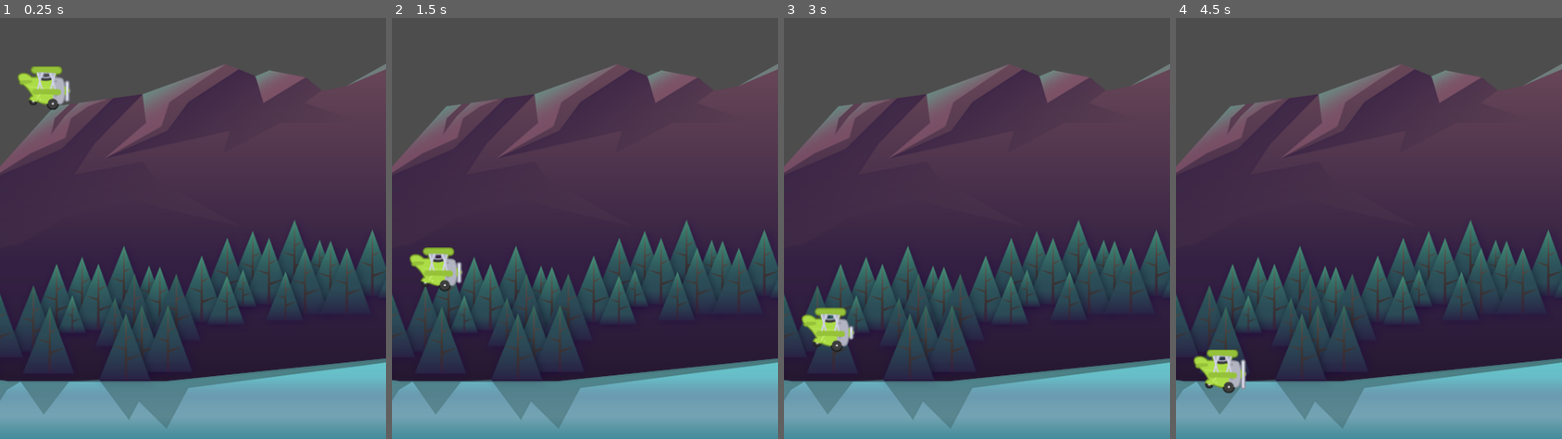
Above: before the commit, frames 1-4 (left to right).
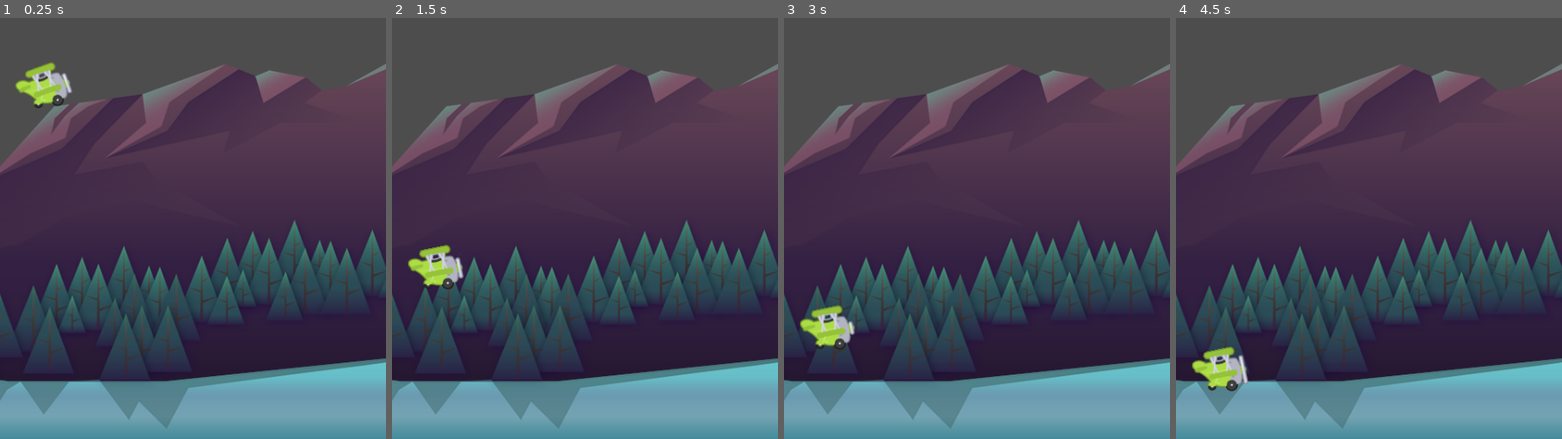
Above: after the commit, the same moments.

Repository: vanonselenp/jam
Game: Godot game, scene res://scenes/game/game.tscn
Two runs of this game, one before a commit and one after it. Both use one fixed random seed, a clock stepped at 60 frames per second and the inputs below. Before the commit the project has no main scene; this scene is started directly in both runs.
Inputs:
- Up to frame 1 (0.25 s): no input
- Up to frame 2 (1.5 s): tap Space (fly) at 0.6, 1.35 s
- Up to frame 3 (3 s): tap Space (fly) at 2.1, 2.85 s
- Up to frame 4 (4.5 s): tap Space (fly) at 3.6, 4.35 s

The runs differ from the first frame. In frame 1, 0.7% of the frame differs, in the area x 4-19%, y 10-22%; in frame 2, 0.6%; in frame 3, 0.6%; in frame 4, 0.6%.

Commit message:
main: animation for plane

Diff:
--- a/jumpstart-godot/tappy/project.godot
+++ b/jumpstart-godot/tappy/project.godot
@@ -11,6 +11,7 @@
 [application]
 
 config/name="Tappy"
+run/main_scene="res://scenes/game/game.tscn"
 config/features=PackedStringArray("4.2", "Mobile")
 config/icon="res://icon.svg"
 
--- a/jumpstart-godot/tappy/scenes/plane/plane.gd
+++ b/jumpstart-godot/tappy/scenes/plane/plane.gd
@@ -2,6 +2,7 @@
 
 
 @onready var animated_sprite_2d = $AnimatedSprite2D
+@onready var animation_player = $AnimationPlayer
 
 
 const GRAVITY: float = 1500.0
@@ -27,6 +28,7 @@
 
 	if Input.is_action_just_pressed("fly"):
 		velocity.y = POWER
+		animation_player.play("power")
 
 
 func death(delta: float) -> void:
--- a/jumpstart-godot/tappy/scenes/plane/plane.tscn
+++ b/jumpstart-godot/tappy/scenes/plane/plane.tscn
@@ -38,15 +38,43 @@
 [sub_resource type="CircleShape2D" id="CircleShape2D_pogt6"]
 radius = 25.0
 
+[sub_resource type="Animation" id="Animation_fdy2w"]
+resource_name = "power"
+length = 0.3
+tracks/0/type = "value"
+tracks/0/imported = false
+tracks/0/enabled = true
+tracks/0/path = NodePath(".:rotation")
+tracks/0/interp = 1
+tracks/0/loop_wrap = true
+tracks/0/keys = {
+"times": PackedFloat32Array(0, 0.2, 0.3),
+"transitions": PackedFloat32Array(1, 1, 1),
+"update": 0,
+"values": [0.0, -0.349066, 0.0]
+}
+
+[sub_resource type="AnimationLibrary" id="AnimationLibrary_yakja"]
+_data = {
+"power": SubResource("Animation_fdy2w")
+}
+
 [node name="Plane" type="CharacterBody2D"]
 script = ExtResource("1_p5qhh")
 
 [node name="AnimatedSprite2D" type="AnimatedSprite2D" parent="."]
+rotation = -0.349066
 scale = Vector2(0.75, 0.75)
 sprite_frames = SubResource("SpriteFrames_3tce6")
 animation = &"fly"
 autoplay = "fly"
-frame_progress = 0.439042
+frame_progress = 0.33087
 
 [node name="CollisionShape2D" type="CollisionShape2D" parent="."]
 shape = SubResource("CircleShape2D_pogt6")
+
+[node name="AnimationPlayer" type="AnimationPlayer" parent="."]
+root_node = NodePath("../AnimatedSprite2D")
+libraries = {
+"": SubResource("AnimationLibrary_yakja")
+}
Not shown: 1 places in jumpstart-godot/tappy/scenes/plane/plane.tscn that only renumber resources
